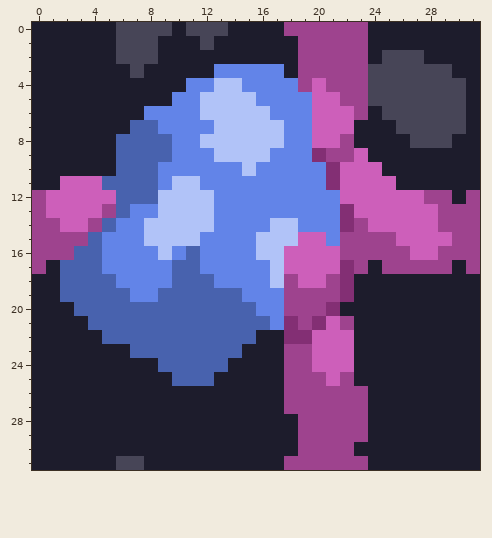
File history of a pixel-art sprite, assets/sprites/blocks/environment/Kallistea/eadstal-biome/fenspor-strands-floor4.png. The first picture shows the starting point.
The file is 32x32 pixels.
The same view after the edit:
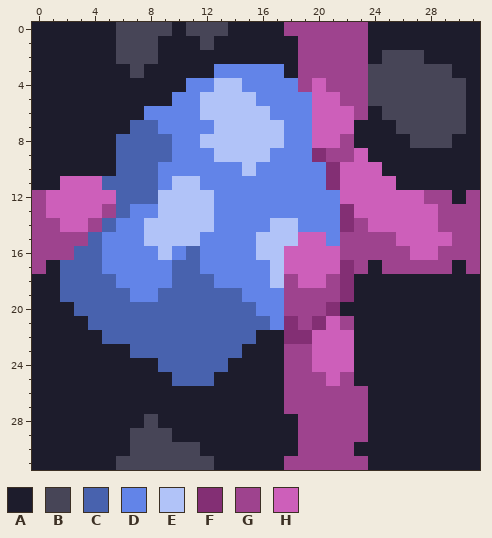
Palette (. is transparent): A #1d1c2c  B #474557  C #4862ae  D #6284e8  E #b1c3f8  F #832f74  G #9e438e  H #cd5fba
Changes in this commit:
Colour A gives way to colour B in row 28 at x 8; in row 29 at x 7 to 9; in row 30 at x 7 to 11; in row 31 at x 8 to 12.
